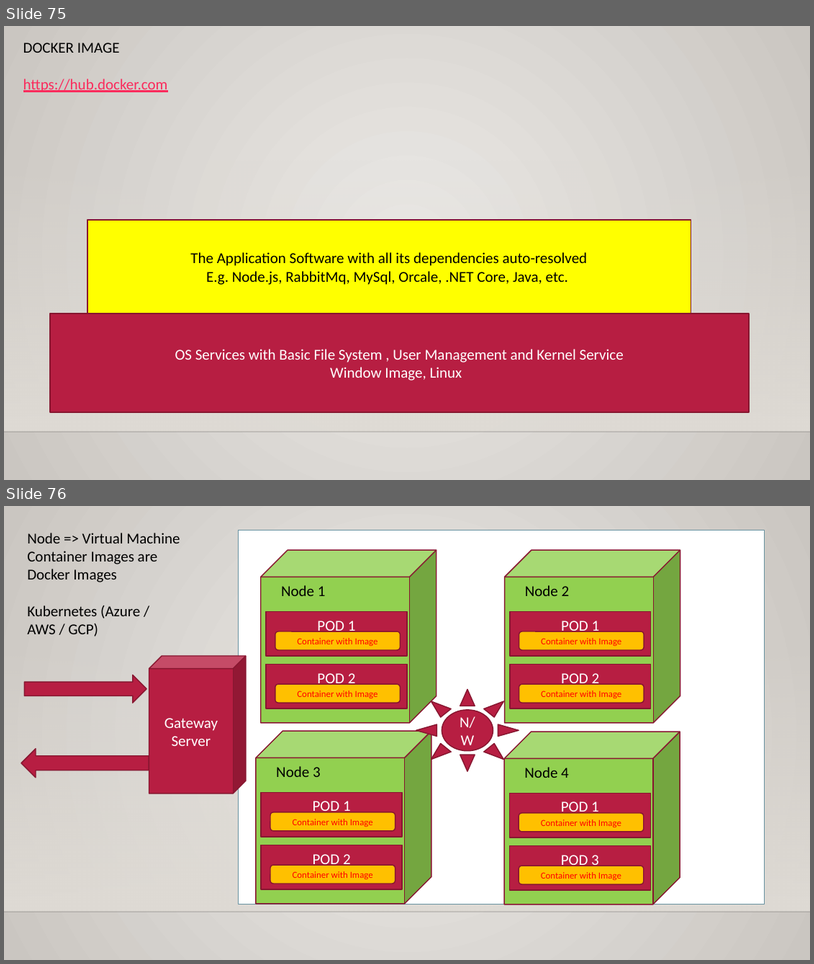
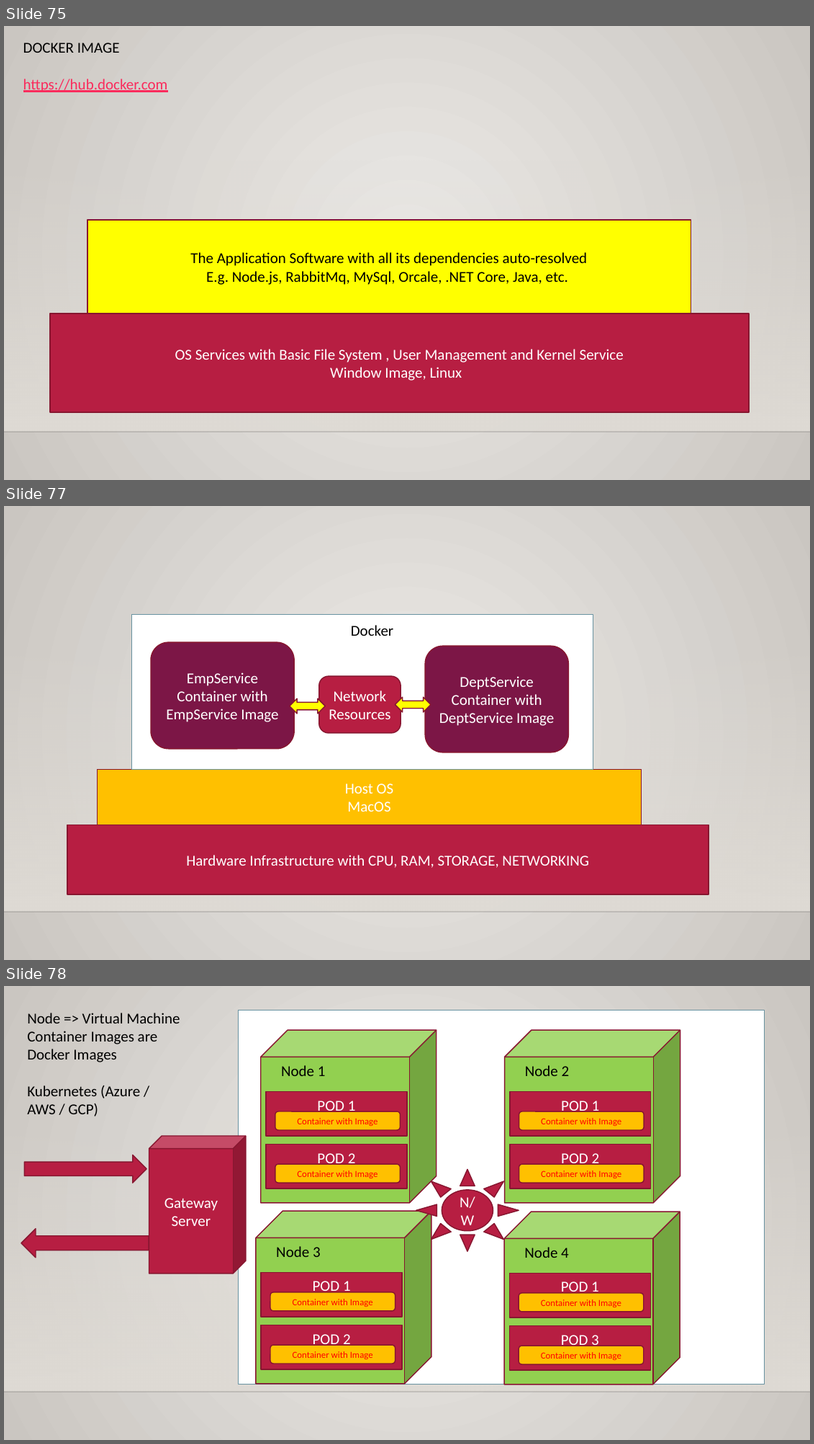
Before and after one commit to maheshsabnis/blazejan2021, a slide deck: Training_Notes_PPTs.pptx. Shown one above the other, each under a label of ours: slides 75 and 76 before the commit, slides 75, 77 and 78 after it; the slides between them are not shown. The pictures are 814x964 and 814x1444 pixels, drawn with LibreOffice and Linux fonts; fonts in the diff are those of the drawing; background and template pictures are left out. Boxes give left, top, right and bottom in pixels: in the first picture for what was removed or moved away, otherwise in the second. Text is boxed around its words. In the diff, an @@ line names an element or a change of style, - is before the commit and + after.

Commit message:
docker-compose

```diff
--- a/Training_Notes_PPTs.pptx
+++ b/Training_Notes_PPTs.pptx
@@ slide 77 added at bbox=[4, 506, 810, 960], background gradient #ECEAE7 to #CAC7C1; not listed: 2 template elements that a slide beside it also shows @@
@@ rectangle added at bbox=[131, 614, 593, 769], fill #FFFFFF, outline #6892A0 1.25 pt @@
@@ text added at bbox=[351, 625, 394, 636], 18 pt, text #000000 @@
+Docker
@@ rounded rectangle added at bbox=[151, 642, 294, 749], fill #7C1646, outline #871631 1.25 pt, 18 pt, text #FFFFFF @@
+EmpService
+Container with EmpService Image
@@ rounded rectangle added at bbox=[426, 646, 569, 752], fill #7C1646, outline #871631 1.25 pt, 18 pt, text #FFFFFF @@
+DeptService
+Container with DeptService Image
@@ rounded rectangle added at bbox=[319, 676, 401, 733], fill #B71E42, outline #871631 1.25 pt, 18 pt, text #FFFFFF @@
+Network
+Resources
@@ left right arrow added at bbox=[290, 698, 325, 713], fill #FFFF00, outline #871631 1.25 pt @@
@@ left right arrow added at bbox=[396, 698, 431, 713], fill #FFFF00, outline #871631 1.25 pt @@
@@ rectangle added at bbox=[97, 769, 642, 824], fill #FFC000, outline #871631 1.25 pt, 18 pt, text #FFFFFF @@
+Host OS
+MacOS
@@ rectangle added at bbox=[67, 825, 710, 894], fill #B71E42, outline #871631 1.25 pt, 18 pt, text #FFFFFF @@
+Hardware Infrastructure with CPU, RAM, STORAGE, NETWORKING
@@ what was slide 76 is now slide 78 @@
```
Also in this commit, not shown: 1 other slide added, 19 other files.
